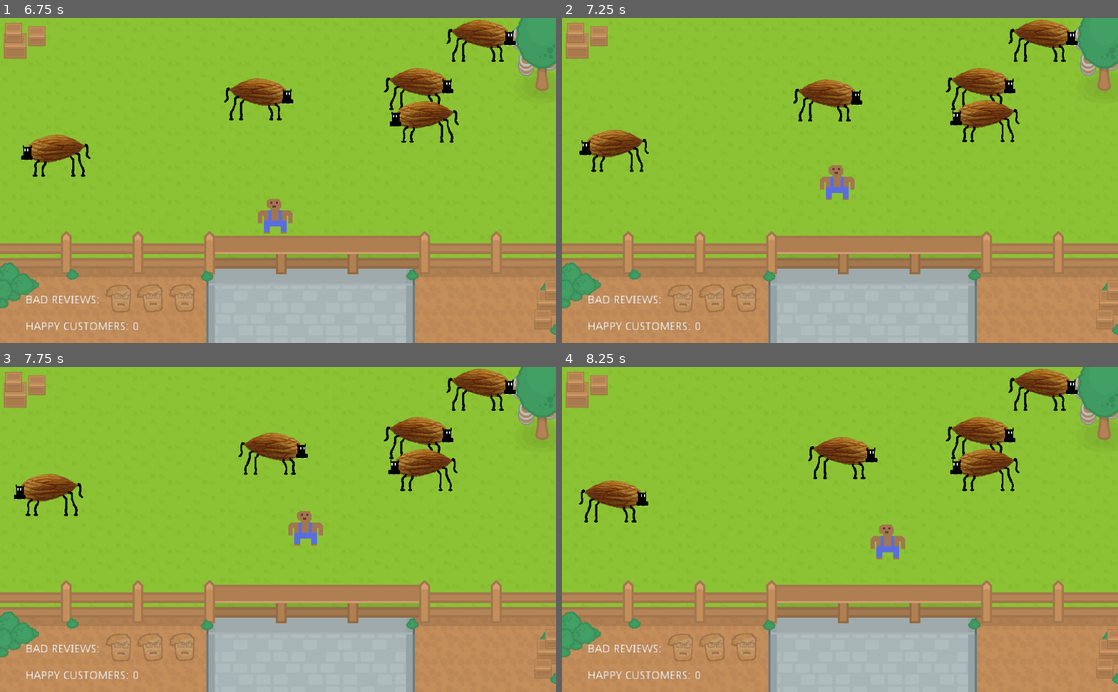
Above: before the commit, frames 1-4 (two rows, left to right).
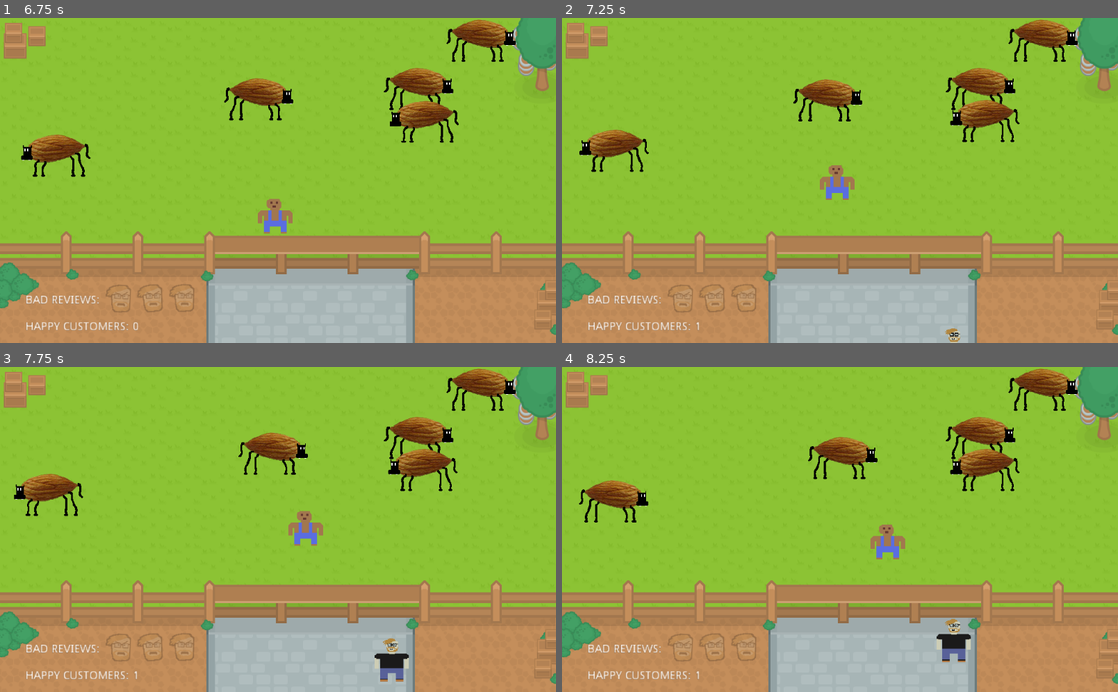
Above: after the commit, the same moments.

Repository: chipolux/almond-milkems
Game: Godot game, scene res://main.tscn
Same seed, same stepped clock (60 frames per second), same inputs: the game is played once before the commit and once after it.
Inputs:
- Up to frame 1 (6.75 s): tap Enter (ui_accept) at 0.5, 0.77, 1.52, 3.02, 3.77, 4.52, 6.02 s; hold Right (ui_right) 0.53-1.28 s; hold Down (ui_down) 1.28-2.03 s; hold Right (ui_right) 2.03-2.78 s; hold Up (ui_up) 2.78-3.53 s; hold Left (ui_left) 3.53-5.03 s; hold Down (ui_down) 5.03-5.78 s; hold Right (ui_right) 5.78-6.53 s; hold Up (ui_up) from 6.53 s (still down)
- Up to frame 2 (7.25 s): keep holding Up (ui_up); tap Enter (ui_accept) at 6.77 s
- Up to frame 3 (7.75 s): release Up (ui_up) at 7.28 s; hold Right (ui_right) from 7.28 s (still down); tap Enter (ui_accept) at 7.52 s
- Up to frame 4 (8.25 s): release Right (ui_right) at 8.03 s; hold Down (ui_down) from 8.03 s (still down)

Frame 1 is identical in both runs. In frame 2, 0.1% of the frame differs, in the area x 24-72%, y 93-100%; in frame 3, 0.5%; in frame 4, 0.5%, in the area x 24-74%, y 77-97%.

Commit message:
Make customers actually come for milk.

Diff:
--- a/customer.gd
+++ b/customer.gd
@@ -1,19 +1,74 @@
 extends Sprite
+
+signal strike
+signal score
 
 export(Vector2) var in_position
 export(Vector2) var out_position
+export(int) var min_patience = 5
+export(int) var max_patience = 15
+export(int) var min_cooldown = 5
+export(int) var max_cooldown = 15
 onready var player = get_node("player")
+
+var can_accept_milk = false
+var waiting = false
+var patience = rand_range(min_patience, max_patience)
+var cooldown = rand_range(min_cooldown, max_cooldown)
 
 
 func _ready():
-	var anim = player.get_animation("walk_in")
-	anim.track_set_key_value(0, 0, out_position)
-	anim.track_set_key_value(0, 1, in_position)
+	var walk_in = Animation.new()
+	walk_in.set_length(1)
+	walk_in.add_track(Animation.TYPE_VALUE)
+	walk_in.track_set_path(0, ".:position")
+	walk_in.track_insert_key(0, 0, out_position)
+	walk_in.track_insert_key(0, 1, in_position)
+	player.add_animation("walk_in", walk_in)
+	var walk_out = Animation.new()
+	walk_out.set_length(1)
+	walk_out.add_track(Animation.TYPE_VALUE)
+	walk_out.track_set_path(0, ".:position")
+	walk_out.track_insert_key(0, 0, in_position)
+	walk_out.track_insert_key(0, 1, out_position)
+	player.add_animation("walk_out", walk_out)
+	player.connect("animation_finished", self, "_anim_finished")
+	player.connect("animation_started", self, "_anim_started")
 	position = out_position
 
+func _anim_started(name):
+	can_accept_milk = false
 
-func walk_in():
-	player.play("walk_in")
+func _anim_finished(name):
+	if name == "walk_in":
+		waiting = true
+		patience = rand_range(min_patience, max_patience)
+		can_accept_milk = true
+	if name == "walk_out":
+		waiting = false
+		cooldown = rand_range(min_cooldown, max_cooldown)
 
-func walk_out():
-	player.play_backwards("walk_in")
+func give_milk():
+	if can_accept_milk:
+		frame = 3
+		player.queue("walk_out")
+
+func tick():
+	if player.is_playing():
+		return
+	if waiting:
+		patience -= 1
+		if patience > 2 and patience <= 4:
+			frame = 1
+		elif patience > 0 and patience <= 2:
+			frame = 2
+		elif patience <= 0:
+			frame = 2
+			emit_signal("strike")
+			player.queue("walk_out")
+	else:
+		cooldown -= 1
+		if cooldown <= 0:
+			frame = 0
+			emit_signal("score")
+			player.queue("walk_in")
--- a/customer.tscn
+++ b/customer.tscn
@@ -1,39 +1,22 @@
-[gd_scene load_steps=4 format=2]
+[gd_scene load_steps=3 format=2]
 
 [ext_resource path="res://customer.png" type="Texture" id=1]
 [ext_resource path="res://customer.gd" type="Script" id=2]
 
-[sub_resource type="Animation" id=8]
+[node name="customer" type="Sprite"]
 
-resource_name = "walk_in"
-length = 1.0
-loop = false
-step = 0.1
-tracks/0/type = "value"
-tracks/0/path = NodePath(".:position")
-tracks/0/interp = 1
-tracks/0/loop_wrap = true
-tracks/0/imported = false
-tracks/0/enabled = true
-tracks/0/keys = {
-"times": PoolRealArray( 0, 1 ),
-"transitions": PoolRealArray( 1, 1 ),
-"update": 0,
-"values": [ Vector2( 35.9164, 22.1403 ), Vector2( 40.8035, -144.019 ) ]
-}
-
-[node name="customer0" type="Sprite"]
-
-editor/display_folded = true
-position = Vector2( 39.989, -113.882 )
 scale = Vector2( 1.25, 1.25 )
 texture = ExtResource( 1 )
 vframes = 2
 hframes = 2
 script = ExtResource( 2 )
 _sections_unfolded = [ "Animation", "Transform" ]
-out_position = Vector2( 36, 22 )
-in_position = Vector2( 40, -114 )
+in_position = null
+out_position = null
+min_patience = 5
+max_patience = 15
+min_cooldown = 5
+max_cooldown = 15
 
 [node name="player" type="AnimationPlayer" parent="." index="0"]
 
@@ -42,5 +25,4 @@
 playback_process_mode = 1
 playback_default_blend_time = 0.0
 playback_speed = 1.0
-anims/walk_in = SubResource( 8 )
 blend_times = [  ]
--- a/main.gd
+++ b/main.gd
@@ -2,19 +2,24 @@
 
 onready var delivery_area = get_node("milk_delivery")
 onready var player = get_node("entities/player")
+onready var animation_player = get_node("animation_player")
 
+var elapsed_time = 0
 var milk_count = 0
 var strike_count = 0
 var score = 0
 var max_milks
 var max_strikes
-var all_customers
+
 
 func _ready():
 	max_milks = get_node("milks").get_child_count()
 	max_strikes = get_node("strikes").get_child_count()
-	all_customers = get_node("customers").get_children()
 	player.connect("place_milk", self, "place_milk")
+	get_node("timer").connect("timeout", self, "tick")
+	for customer in get_node("customers").get_children():
+		customer.connect("strike", self, "_strike")
+		customer.connect("score", self, "_score")
 
 func _process(delta):
 	for i in range(max_milks):
@@ -29,6 +34,12 @@
 			get_node("strikes/strike%s" % i).modulate = Color(1, 1, 1, 0.2)
 	get_node("score").text = str(score)
 
+func _strike():
+	strike_count += 1
+
+func _score():
+	score += 1
+
 func player_in_delivery_area():
 	for body in delivery_area.get_overlapping_bodies():
 		if body.is_in_group("player"):
@@ -39,3 +50,11 @@
 	if milk_count < max_milks and player_in_delivery_area():
 		player.has_milk = false
 		milk_count += 1
+
+func tick():
+	elapsed_time += 1
+	for customer in get_node("customers").get_children():
+		if customer.can_accept_milk and milk_count > 0:
+			milk_count -= 1
+			customer.give_milk()
+		customer.tick()
--- a/main.tscn
+++ b/main.tscn
@@ -48,7 +48,14 @@
 
 script = ExtResource( 1 )
 
-[node name="bg" type="TextureRect" parent="." index="0"]
+[node name="timer" type="Timer" parent="." index="0"]
+
+process_mode = 1
+wait_time = 1.0
+one_shot = false
+autostart = true
+
+[node name="bg" type="TextureRect" parent="." index="1"]
 
 anchor_left = 0.0
 anchor_top = 0.0
@@ -68,7 +75,7 @@
 "_edit_lock_": true
 }
 
-[node name="entities" type="YSort" parent="." index="1"]
+[node name="entities" type="YSort" parent="." index="2"]
 
 editor/display_folded = true
 sort_enabled = true
@@ -100,7 +107,7 @@
 
 position = Vector2( 744.203, 74.4755 )
 
-[node name="barriers" type="StaticBody2D" parent="." index="2"]
+[node name="barriers" type="StaticBody2D" parent="." index="3"]
 
 editor/display_folded = true
 input_pickable = false
@@ -144,7 +151,7 @@
 position = Vector2( 985.469, 70.4531 )
 shape = SubResource( 6 )
 
-[node name="fence" type="TextureRect" parent="." index="3"]
+[node name="fence" type="TextureRect" parent="." index="4"]
 
 anchor_left = 0.0
 anchor_top = 0.0
@@ -164,7 +171,7 @@
 "_edit_lock_": true
 }
 
-[node name="milk_delivery" type="Area2D" parent="." index="4"]
+[node name="milk_delivery" type="Area2D" parent="." index="5"]
 
 editor/display_folded = true
 position = Vector2( 584.093, 396.197 )
@@ -183,7 +190,7 @@
 
 shape = SubResource( 7 )
 
-[node name="milks" type="Node2D" parent="." index="5"]
+[node name="milks" type="Node2D" parent="." index="6"]
 
 editor/display_folded = true
 __meta__ = {
@@ -342,7 +349,7 @@
 texture = ExtResource( 6 )
 stretch_mode = 0
 
-[node name="strikes" type="Node2D" parent="." index="6"]
+[node name="strikes" type="Node2D" parent="." index="7"]
 
 editor/display_folded = true
 position = Vector2( 10, 17 )
@@ -413,7 +420,7 @@
 stretch_mode = 0
 _sections_unfolded = [ "Rect" ]
 
-[node name="customers" type="Node2D" parent="." index="7"]
+[node name="customers" type="Node2D" parent="." index="8"]
 
 editor/display_folded = true
 position = Vector2( 381.591, 624.48 )
@@ -424,34 +431,55 @@
 
 [node name="customer0" parent="customers" index="0" instance=ExtResource( 8 )]
 
-position = Vector2( 34, 22 )
-out_position = Vector2( 34, 22 )
+position = Vector2( 44, -122 )
+in_position = Vector2( 44, -122 )
+out_position = Vector2( 36, 23 )
+min_patience = 5
+max_patience = 15
+min_cooldown = 5
+max_cooldown = 15
 
 [node name="customer1" parent="customers" index="1" instance=ExtResource( 8 )]
 
-position = Vector2( 104, 19 )
-in_position = Vector2( 112, -123 )
-out_position = Vector2( 104, 19 )
+position = Vector2( 116, -120 )
+in_position = Vector2( 116, -120 )
+out_position = Vector2( 112, 20 )
+min_patience = 5
+max_patience = 15
+min_cooldown = 5
+max_cooldown = 15
 
 [node name="customer2" parent="customers" index="2" instance=ExtResource( 8 )]
 
-position = Vector2( 179, 20 )
-in_position = Vector2( 183, -114 )
-out_position = Vector2( 179, 20 )
+position = Vector2( 191, -120.265 )
+in_position = Vector2( 191, -120 )
+out_position = Vector2( 191, 21 )
+min_patience = 5
+max_patience = 15
+min_cooldown = 5
+max_cooldown = 15
 
 [node name="customer3" parent="customers" index="3" instance=ExtResource( 8 )]
 
-position = Vector2( 246, 20 )
-in_position = Vector2( 257, -121 )
-out_position = Vector2( 246, 20 )
+position = Vector2( 265, -115 )
+in_position = Vector2( 265, -115 )
+out_position = Vector2( 268, 24 )
+min_patience = 5
+max_patience = 15
+min_cooldown = 5
+max_cooldown = 15
 
 [node name="customer4" parent="customers" index="4" instance=ExtResource( 8 )]
 
-position = Vector2( 319, 21 )
-in_position = Vector2( 335, -115 )
-out_position = Vector2( 319, 21 )
-
-[node name="strikes_label" type="Label" parent="." index="8"]
+position = Vector2( 340, -119 )
+in_position = Vector2( 340, -119 )
+out_position = Vector2( 340, 24 )
+min_patience = 5
+max_patience = 15
+min_cooldown = 5
+max_cooldown = 15
+
+[node name="strikes_label" type="Label" parent="." index="9"]
 
 anchor_left = 0.0
 anchor_top = 0.0
@@ -477,7 +505,7 @@
 "_edit_lock_": true
 }
 
-[node name="score_label" type="Label" parent="." index="9"]
+[node name="score_label" type="Label" parent="." index="10"]
 
 anchor_left = 0.0
 anchor_top = 0.0
@@ -503,7 +531,7 @@
 "_edit_lock_": true
 }
 
-[node name="score" type="Label" parent="." index="10"]
+[node name="score" type="Label" parent="." index="11"]
 
 anchor_left = 0.0
 anchor_top = 0.0
